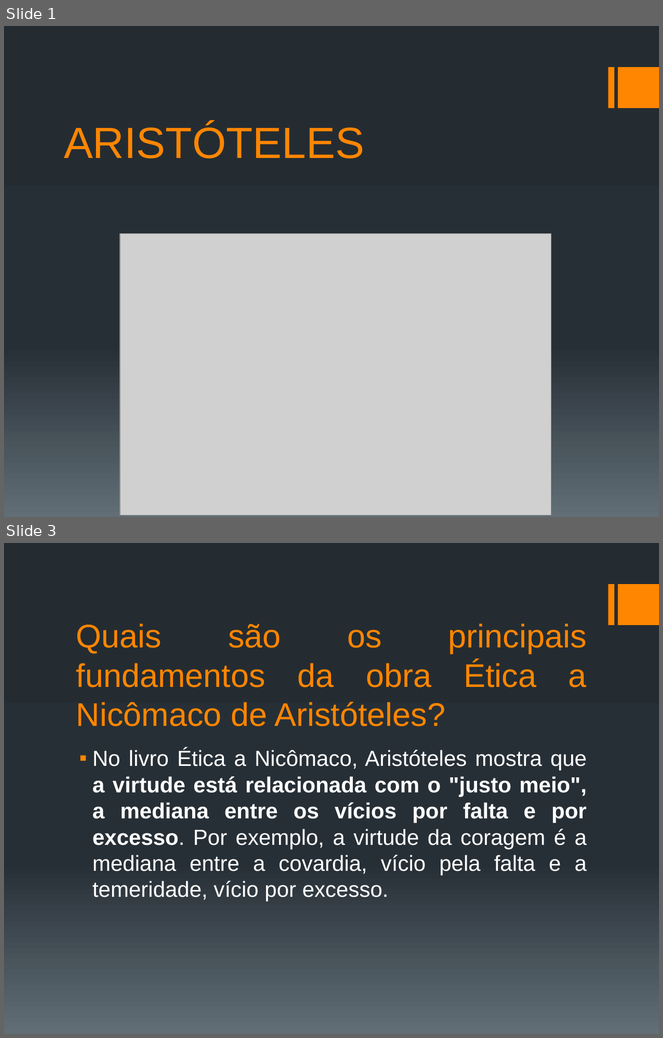
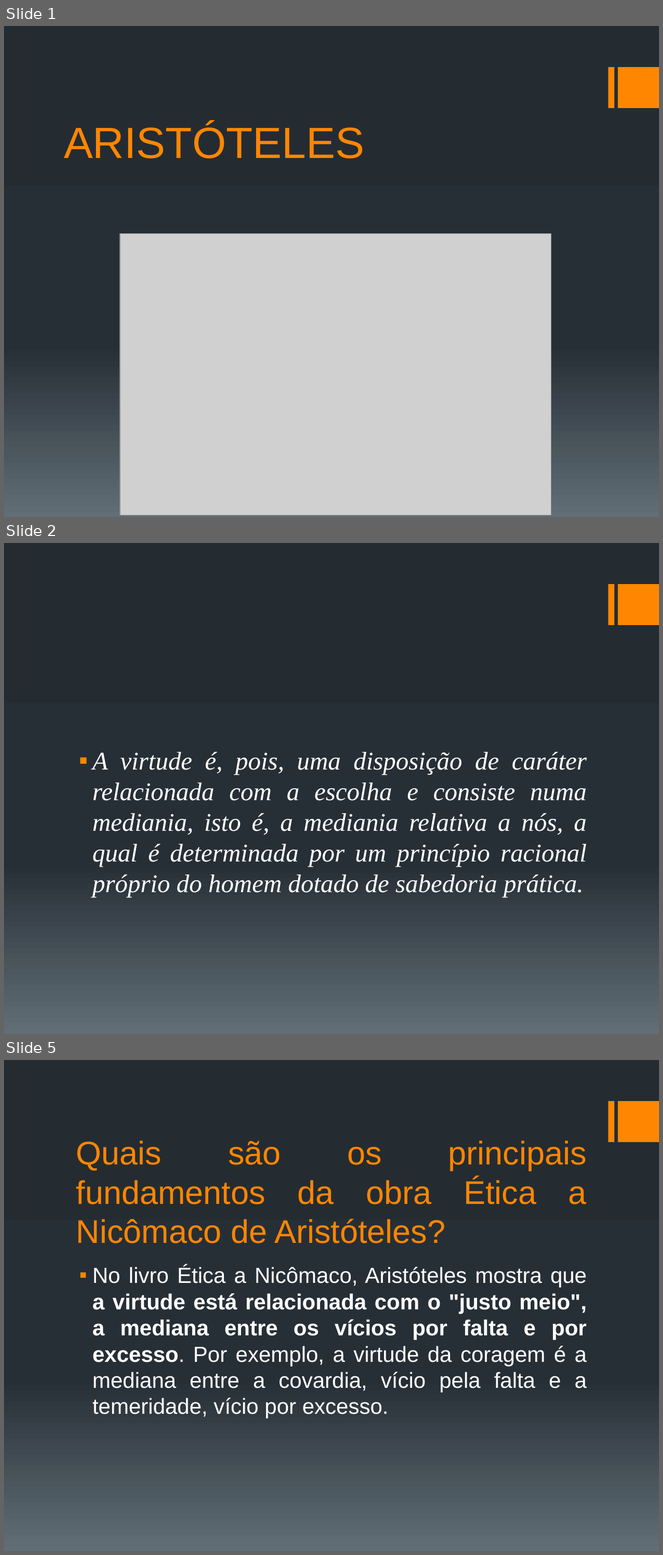
Before and after one commit to Michel-Rooney/Escola, a slide deck: 3º BIMESTRE/Filosofia/3 aula ARISTOTELES.pptx. Shown one above the other, each under a label of ours: slides 1 and 3 before the commit, slides 1, 2 and 5 after it; the slides between them are not shown. The pictures are 663x1038 and 663x1555 pixels, drawn with LibreOffice and Linux fonts; fonts in the diff are those of the drawing; grey boxes stand for pictures. Boxes give left, top, right and bottom in pixels: in the first picture for what was removed or moved away, otherwise in the second. Text is boxed around its words. In the diff, an @@ line names an element or a change of style, - is before the commit and + after.

```diff
--- a/3º BIMESTRE/Filosofia/3 aula ARISTOTELES.pptx
+++ b/3º BIMESTRE/Filosofia/3 aula ARISTOTELES.pptx
@@ slide 2 added at [4,543,659,1034], background gradient #242C33 to #273037 to #636D76; not listed: 2 template elements that a slide beside it also shows @@
@@ text added at [92,752,587,898], 28 pt, text #FFFFFF, italic @@
+▪ A virtude é, pois, uma disposição de caráter relacionada com a escolha e consiste numa mediania, isto é, a mediania relativa a nós, a qual é determinada por um princípio racional próprio do homem dotado de sabedoria prática.
@@ what was slide 3 is now slide 5 @@
```
Also in this commit, not shown: 1 slide changed, 1 other slide added, 5 other files.
